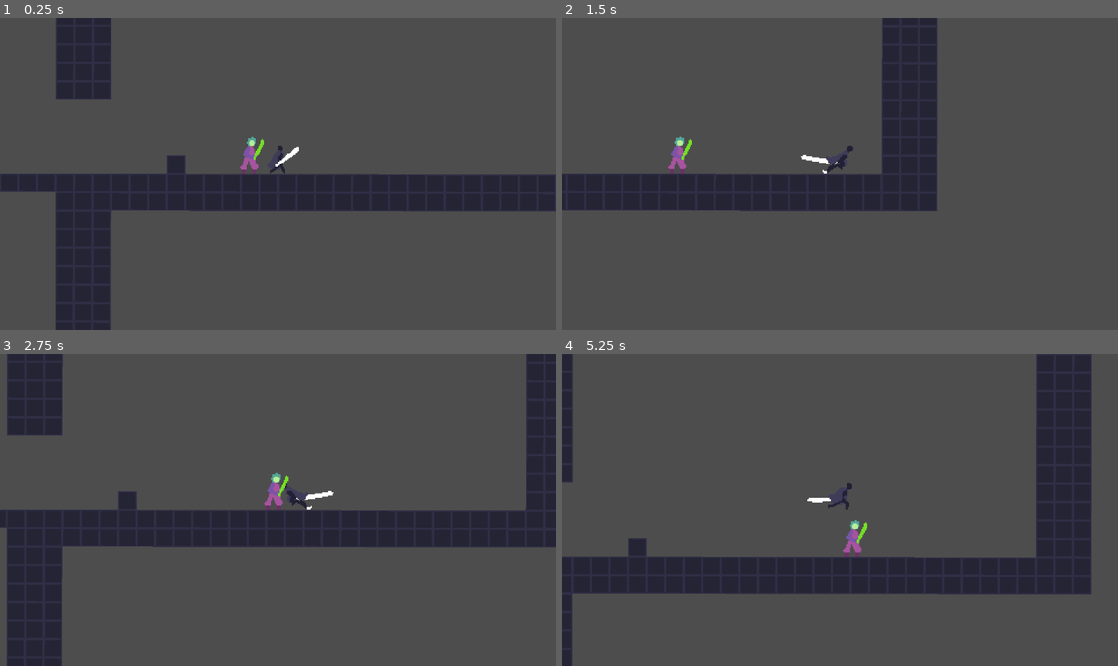
Above: before the commit, frames 1-4 (two rows, left to right).
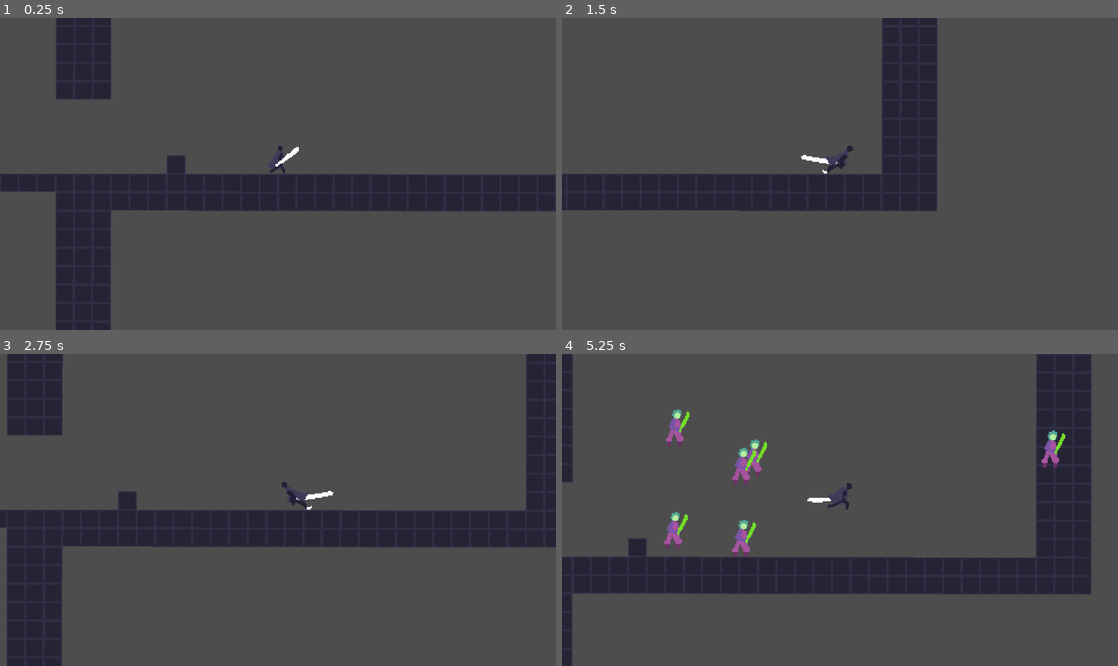
Above: after the commit, the same moments.

Repository: EinarDarri/hr-game-out-of-order
Game: Godot game, scene res://game.tscn
The game is run twice, just before and just after one commit, with the same random seed, the same clock (stepped at 60 frames per second) and the same inputs.
Inputs (mouse positions are in pixels of both pictures, inside the frame that each line leads up to):
- Up to frame 1 (0.25 s): no input
- Up to frame 2 (1.5 s): move the mouse to (962, 158) at 0.52 s; hold D (move_right) from 0.53 s (still down); click (962, 158) at 0.6 s; tap Space (move_jump) at 0.77 s; move the mouse to (728, 189) at 1.27 s; tap S (look_down) at 1.35 s
- Up to frame 3 (2.75 s): tap Space (move_jump) at 1.52 s; move the mouse to (333, 441) at 2.02 s; release D (move_right) at 2.03 s; hold A (move_left) from 2.03 s (still down); hold W (look_up) from 2.03 s (still down)
- Up to frame 4 (5.25 s): move the mouse to (812, 572) at 2.77 s; release A (move_left) at 2.78 s; release W (look_up) at 2.78 s; hold D (move_right) 2.78-4.28 s; tap Shift (move_dash) at 2.85 s; tap Space (move_jump) at 3.02, 3.77, 4.52 s; move the mouse to (1006, 556) at 3.52 s; click (1006, 556) at 3.6 s; move the mouse to (673, 463) at 4.27 s; hold A (move_left) 4.28-5.03 s; tap S (look_down) at 4.35 s; move the mouse to (867, 510) at 5.02 s; hold D (move_right) from 5.03 s (still down); hold W (look_up) from 5.03 s (still down)

The runs differ from the first frame. In frame 1, 0.2% of the frame differs, in the area x 43-48%, y 38-50%; in frame 2, 0.2%; in frame 3, 0.2%; in frame 4, 1.7%, in the area x 18-91%, y 17-66%.

Commit message:
added enemy spawn locations using spawners

Diff:
--- a/game.tscn
+++ b/game.tscn
@@ -33,15 +33,61 @@
 explosiveness = 0.5
 randomness = 0.22
 
-[node name="Enemy" parent="." instance=ExtResource("3_feb5d")]
-position = Vector2(-49, 0)
-collision_layer = 4
-collision_mask = 3
+[node name="Spawner" parent="." instance=ExtResource("4_fc0e3")]
+position = Vector2(-300, 200)
+spawing = ExtResource("3_feb5d")
+time_between_spawns = 0.5
+total_spawns = 1
+LIMIT_LEFT = -180
+LIMIT_TOP = -100
+LIMIT_RIGHT = 100
+LIMIT_BOTTOM = 0
 
-[node name="Spawner" parent="." instance=ExtResource("4_fc0e3")]
+[node name="Spawner2" parent="." instance=ExtResource("4_fc0e3")]
+position = Vector2(-500, 370)
 spawing = ExtResource("3_feb5d")
-time_between_spawns = 5.0
-LIMIT_LEFT = -220
-LIMIT_TOP = -225
+time_between_spawns = 2.0
+total_spawns = 2
+LIMIT_LEFT = -170
+LIMIT_TOP = -130
 LIMIT_RIGHT = 300
 LIMIT_BOTTOM = 13
+
+[node name="Spawner3" parent="." instance=ExtResource("4_fc0e3")]
+position = Vector2(-400, 560)
+spawing = ExtResource("3_feb5d")
+time_between_spawns = 2.0
+LIMIT_LEFT = -220
+LIMIT_TOP = -140
+LIMIT_RIGHT = 300
+LIMIT_BOTTOM = 13
+
+[node name="Spawner4" parent="." instance=ExtResource("4_fc0e3")]
+position = Vector2(-1380, 50)
+spawing = ExtResource("3_feb5d")
+time_between_spawns = 2.0
+total_spawns = 4
+LIMIT_LEFT = -220
+LIMIT_TOP = -100
+LIMIT_RIGHT = 260
+LIMIT_BOTTOM = 13
+
+[node name="Spawner5" parent="." instance=ExtResource("4_fc0e3")]
+position = Vector2(-2300, 70)
+spawing = ExtResource("3_feb5d")
+time_between_spawns = 2.0
+total_spawns = 2
+LIMIT_LEFT = -220
+LIMIT_TOP = -160
+LIMIT_RIGHT = 130
+LIMIT_BOTTOM = 13
+
+[node name="Spawner6" parent="." instance=ExtResource("4_fc0e3")]
+position = Vector2(-2400, 423)
+spawing = ExtResource("3_feb5d")
+time_between_spawns = 2.0
+total_spawns = 5
+LIMIT_LEFT = -130
+LIMIT_TOP = -70
+LIMIT_RIGHT = 230
+LIMIT_BOTTOM = 13
